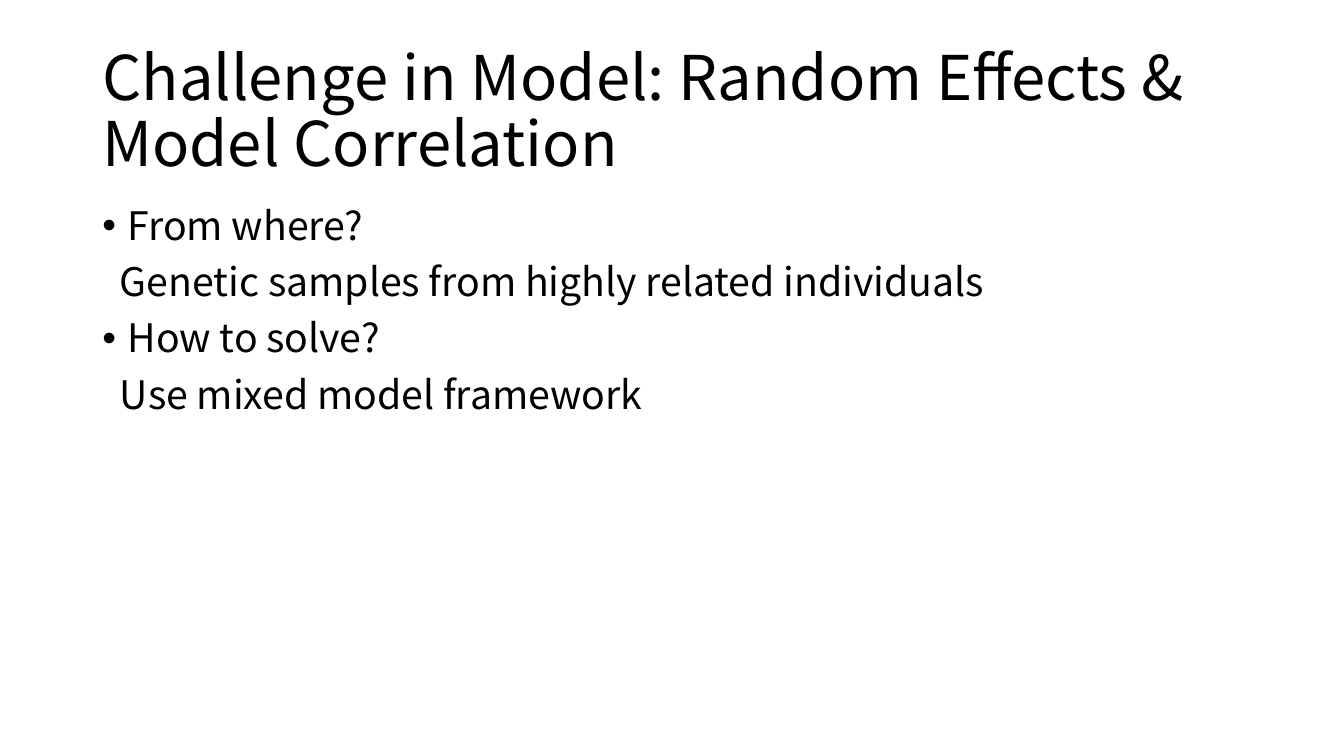
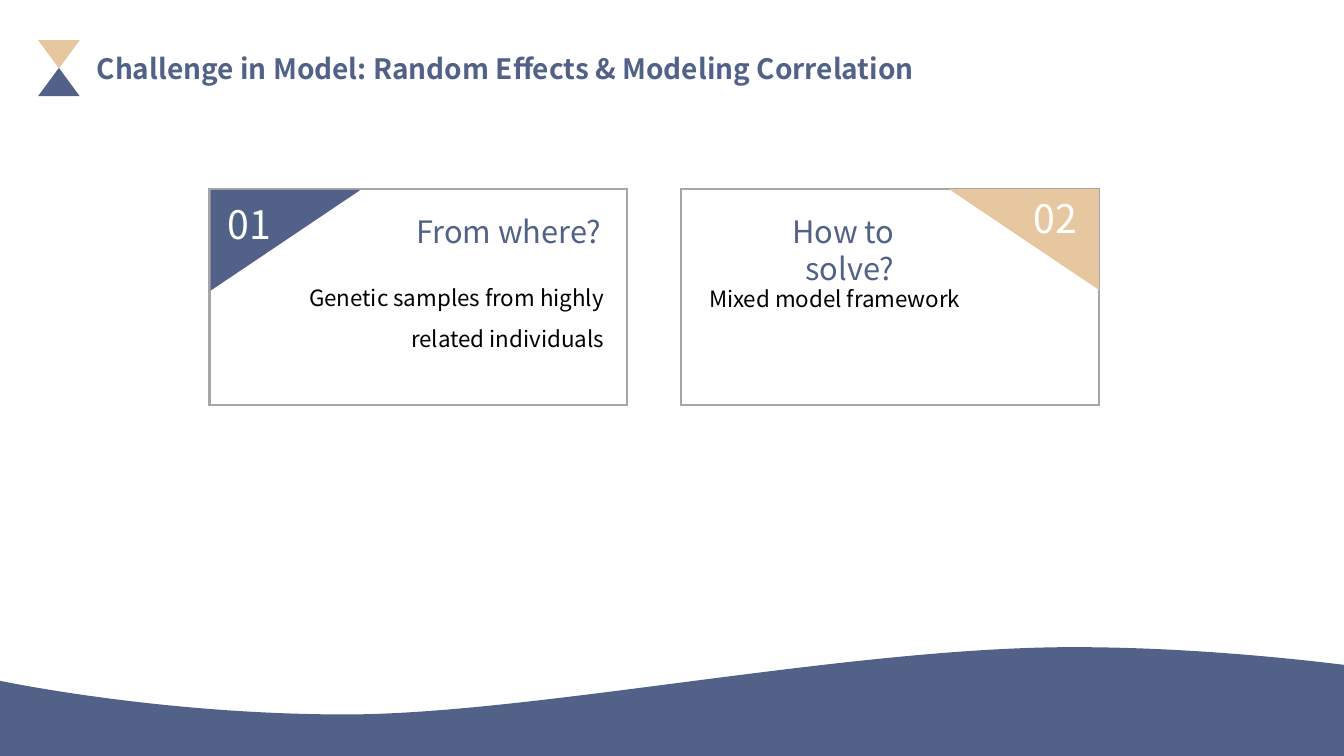
Before and after one commit to xanalee/lu_learning_materials, a slide deck: slide 4 of Statistics and Data Science in Practice/Model.pptx. Drawn at 1344x756 pixels with LibreOffice and Linux fonts; fonts in the diff are those of the drawing. Boxes give left, top, right and bottom in pixels: in the first picture for what was removed or moved away, otherwise in the second. Text is boxed around its words. In the diff, an @@ line names an element or a change of style, - is before the commit and + after.

```diff
--- a/Statistics and Data Science in Practice/Model.pptx
+++ b/Statistics and Data Science in Practice/Model.pptx
@@ triangle added at box(38, 40, 80, 69), fill #E7C7A0 @@
@@ text "Challenge in Model: Random Effects ..." at box(97, 56, 914, 86): vertical alignment middle to top @@
@@ text at box(97, 56, 914, 86): text changed; size 44 to 20 pt; text colour #000000 to #526188; bold on @@
-Challenge in Model: Random Effects & Model Correlation
+Challenge in Model: Random Effects & Modeling Correlation
@@ triangle added at box(38, 68, 80, 96), fill #526188 @@
@@ text removed at box(120, 208, 984, 410) @@
-• From where?
-Genetic samples from highly related individuals
-• How to solve?
-Use mixed model framework
@@ group added at box(210, 189, 627, 405): 3 texts, 1 rectangle, 1 right triangle @@
+01
+From where?
+Genetic samples from highly related individuals
@@ group added at box(682, 189, 1099, 405): 3 texts, 1 rectangle, 1 right triangle @@
+02
+How to solve?
+Mixed model framework
@@ freeform shape added at box(0, 647, 1344, 756), fill #526188 @@
```
Also in this commit, not shown: 4 other slides changed, 1 slide added, 1 slide removed, 4 other files.
